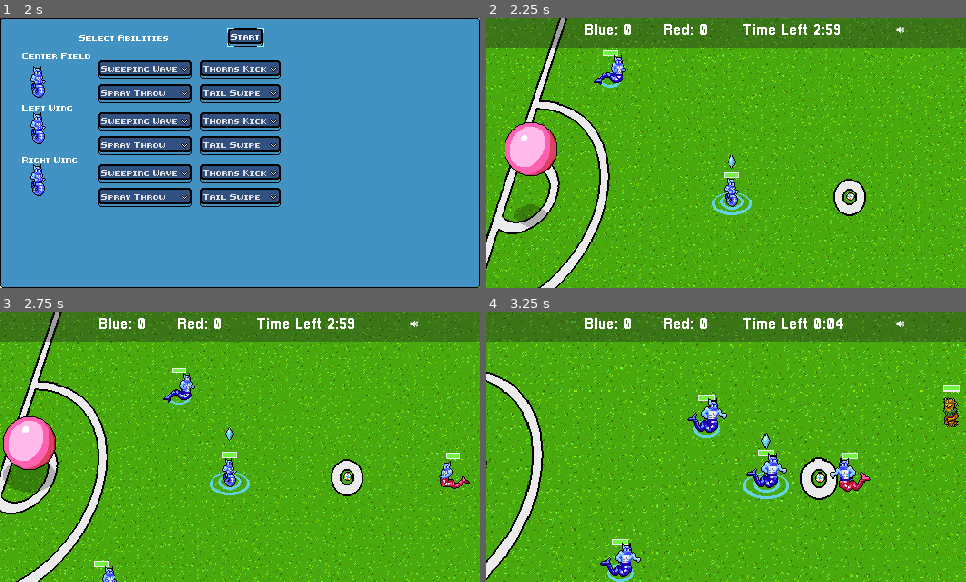
Above: before the commit, frames 1-4 (two rows, left to right).
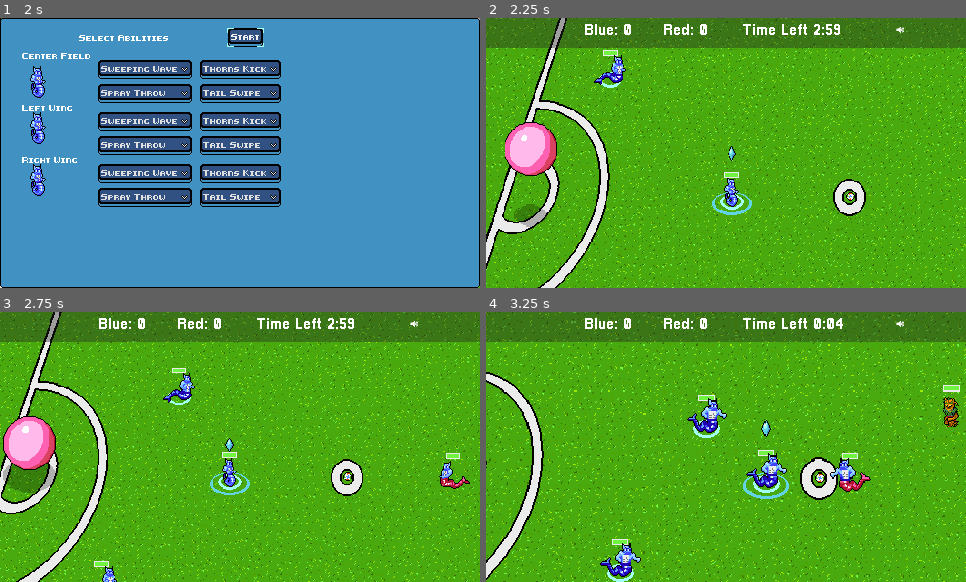
Above: after the commit, the same moments.

Repository: gamkedo-la/Elementaball
Game: Godot game, scene res://UI/StartMenu.tscn
The game is run twice, just before and just after one commit, with the same random seed, the same clock (stepped at 60 frames per second) and the same inputs.
Inputs (mouse positions are in pixels of both pictures, inside the frame that each line leads up to):
- Up to frame 1 (2 s): click "New Game" at 0.5 s; click "Next" at 1.25 s
- Up to frame 2 (2.25 s): click "Start" at 2 s
- Up to frame 3 (2.75 s): no input
- Up to frame 4 (3.25 s): move the mouse to (802, 328) at 2.77 s; hold Right (ui_right) from 2.78 s (still down); hold T (time_hack) from 2.78 s (still down)

Frame 1 is identical in both runs. In frame 2, 0.2% of the frame differs, in the area x 23-54%, y 20-72%; in frame 3, 0.2%; in frame 4, 0.4%, in the area x 25-62%, y 40-100%.

Commit message:
Dead ball glitch is (hopefully) fixed

Diff:
--- a/Field and Equipment/Ball.gd
+++ b/Field and Equipment/Ball.gd
@@ -6,6 +6,8 @@
 var throwingIn = false
 var dribbling = false
 var kicking = false
+var kickTimerActive = false
+onready var kickTimer = $Timer
 var attacker
 var blocker
 var selecting = false
@@ -36,6 +38,7 @@
 onready var matchAnims = get_node("../GUICanvasLayer/MatchStatusAnims")
 
 func _ready():
+	kickTimer.stop()
 	ballEffects = get_node("../BallEffects")
 # warning-ignore:return_value_discarded
 	SceneController.connect("inPossession", self, "set_possession")
@@ -48,14 +51,30 @@
 	if dribbling == true:
 		dribbling()
 
-	if enemyPossession == true:
+	elif enemyPossession == true:
 		dribbling()
 
-	if kicking == true:
+	elif kicking == true:
+		#if kickTimerActive == false:
+			#start_kick_timer()
 		check_kick_collisions()
 
-	if groundball == true:
+	elif groundball == true:
 		check_groundball_collisions()
+
+	elif outOfBounds and playerInPossession == null:
+		yield(get_tree().create_timer(3.0), "timeout")
+		if !goalScoring and !playerInPossession and outOfBounds:
+			out_of_bounds()
+
+	else:
+		yield(get_tree().create_timer(1.0), "timeout")
+		if !goalScoring and !outOfBounds:
+			out_of_bounds()
+
+	#if !kicking:
+		#kickTimerActive = false
+		#stop_kick_timer()
 
 	update()
 
@@ -106,6 +125,16 @@
 
 	#Put the ball in the player's dribbling position
 	self.global_transform.origin = possessionNode.get_global_position()
+
+func start_kick_timer():
+	kickTimer.set_wait_time(2)
+	kickTimer.start()
+	yield(kickTimer, "timeout")
+	if kicking:
+		out_of_bounds()
+
+func stop_kick_timer():
+	kickTimer.stop()
 
 func player_kick():
 	#Bring up the Kick Menu
@@ -204,6 +233,7 @@
 
 func out_of_bounds():
 	outOfBounds = true
+	kicking = false
 	SceneController.emit_signal("outOfBounds")
 
 func in_bounds():
--- a/Field and Equipment/Ball.tscn
+++ b/Field and Equipment/Ball.tscn
@@ -37,4 +37,7 @@
 [node name="BoundaryCollider" type="CollisionShape2D" parent="GoalBoundaryDetector"]
 shape = SubResource( 2 )
 
+[node name="Timer" type="Timer" parent="."]
+one_shot = true
+
 [connection signal="body_entered" from="GoalBoundaryDetector" to="." method="_on_GoalBoundaryDetector_body_entered"]
--- a/MatchStatusAnims.gd
+++ b/MatchStatusAnims.gd
@@ -25,5 +25,7 @@
 func out():
 	if !ball.goalScoring and !ball.KO:
 		animationTree.travel("Out")
-	ball.goalScoring = false
-	ball.KO = false
+	elif ball.goalScoring:
+		ball.goalScoring = false
+	elif ball.KO:
+		ball.KO = false
--- a/Node2D.tscn
+++ b/Node2D.tscn
@@ -440,7 +440,7 @@
 
 [node name="AnimatedSprite" parent="Player/Health Bar" index="1"]
 visible = true
-frame = 6
+frame = 2
 
 [node name="AnimationTree" parent="Player" index="1"]
 parameters/playback = SubResource( 60 )
@@ -457,7 +457,7 @@
 starting_stats = ExtResource( 10 )
 
 [node name="AnimatedSprite" parent="Player2/Health Bar" index="1"]
-frame = 6
+frame = 2
 
 [node name="AnimationTree" parent="Player2" index="1"]
 parameters/playback = SubResource( 61 )
@@ -472,7 +472,7 @@
 starting_stats = ExtResource( 10 )
 
 [node name="AnimatedSprite" parent="Player3/Health Bar" index="1"]
-frame = 6
+frame = 2
 
 [node name="AnimationTree" parent="Player3" index="1"]
 parameters/playback = SubResource( 62 )
@@ -485,7 +485,7 @@
 z_index = 3
 frames = SubResource( 75 )
 animation = "plant ball"
-frame = 1
+frame = 3
 playing = true
 script = ExtResource( 16 )
 
@@ -565,7 +565,6 @@
 
 [node name="AnimatedSprite" parent="Enemy/Health Bar" index="1"]
 position = Vector2( 7.8787, -8.25085 )
-frame = 4
 
 [node name="AnimationTree" parent="Enemy" index="5"]
 parameters/playback = SubResource( 76 )
@@ -589,9 +588,6 @@
 margin_top = -21.0
 margin_bottom = -21.0
 
-[node name="AnimatedSprite" parent="Enemy3/Health Bar" index="1"]
-frame = 4
-
 [node name="AnimationTree" parent="Enemy3" index="5"]
 parameters/playback = SubResource( 77 )
 
@@ -610,9 +606,6 @@
 [node name="Health Bar" parent="Enemy2" index="2"]
 margin_top = -21.0
 margin_bottom = -21.0
-
-[node name="AnimatedSprite" parent="Enemy2/Health Bar" index="1"]
-frame = 4
 
 [node name="EnemyCollider" parent="Enemy2" index="3"]
 rotation = 1.52987
--- a/Players/Player.tscn
+++ b/Players/Player.tscn
@@ -957,6 +957,9 @@
 margin_right = -8.75441
 margin_bottom = -22.4966
 
+[node name="AnimatedSprite" parent="Health Bar" index="1"]
+frame = 8
+
 [node name="AnimationTree" parent="." instance=ExtResource( 5 )]
 tree_root = SubResource( 37 )
 active = true
--- a/UI/StartMenu.tscn
+++ b/UI/StartMenu.tscn
@@ -780,7 +780,7 @@
 [node name="Credits" type="Label" parent="MainMenu/Control/CreditsPanel/VBoxContainer"]
 margin_top = 23.0
 margin_right = 460.0
-margin_bottom = 218.0
+margin_bottom = 229.0
 text = "Nic Barkdull: Project lead, core gameplay, AI, sport rules design, environment and sprite art, camera movement, controller support, ability authoring, particles, boundary handling, match setup menus, asset integration, font selection, assorted bug fixes
 
 Alan Zaring: Original music
@@ -789,7 +789,7 @@
 
 George Carter: Pause functionality, quit button on main menu, movement bug fix
 
-Abhishek @akhmin_ak: Knock out sound, green character run animation improvement
+Abhishek @akhmin_ak: Knock out sound, green character run animation improvement, volume slider
 
 Kyle Black: Start menu, animated logo, asset import fix
 
@@ -799,9 +799,9 @@
 autowrap = true
 
 [node name="BackButton" type="Button" parent="MainMenu/Control/CreditsPanel/VBoxContainer"]
-margin_top = 222.0
+margin_top = 233.0
 margin_right = 35.0
-margin_bottom = 242.0
+margin_bottom = 253.0
 size_flags_horizontal = 2
 size_flags_vertical = 2
 text = "Back"
Binary file changed: Art/Sprites/controlling_elipse.png
Binary file changed: Art/Sprites/player_elipse.png
Not shown: 1 places in Node2D.tscn that only renumber resources
